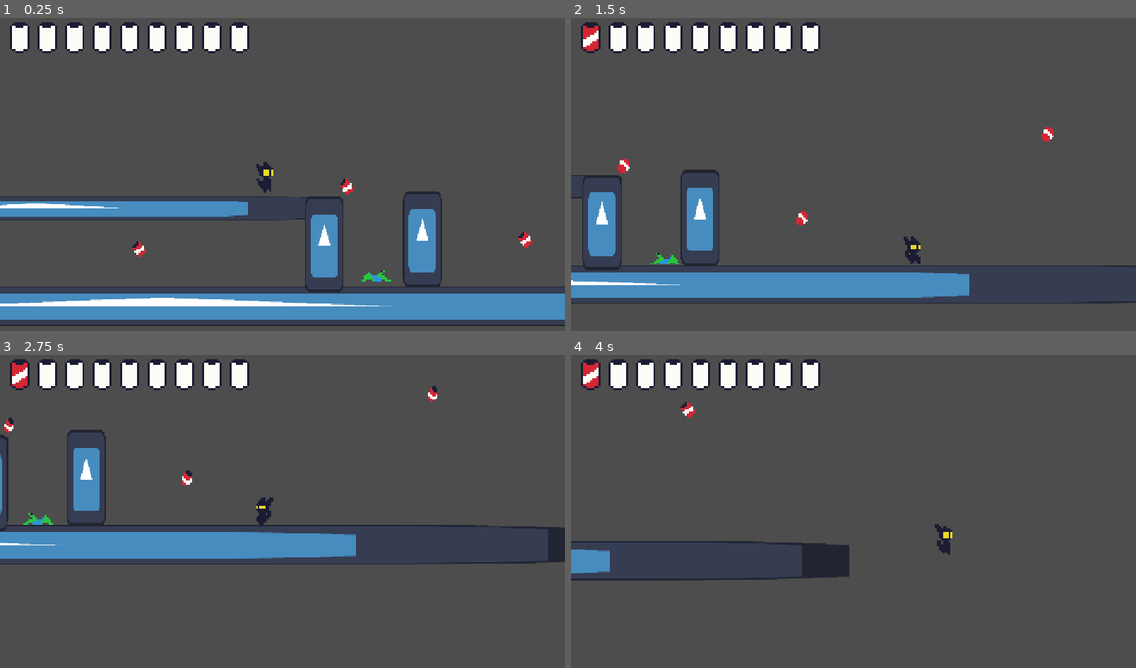
Above: before the commit, frames 1-4 (two rows, left to right).
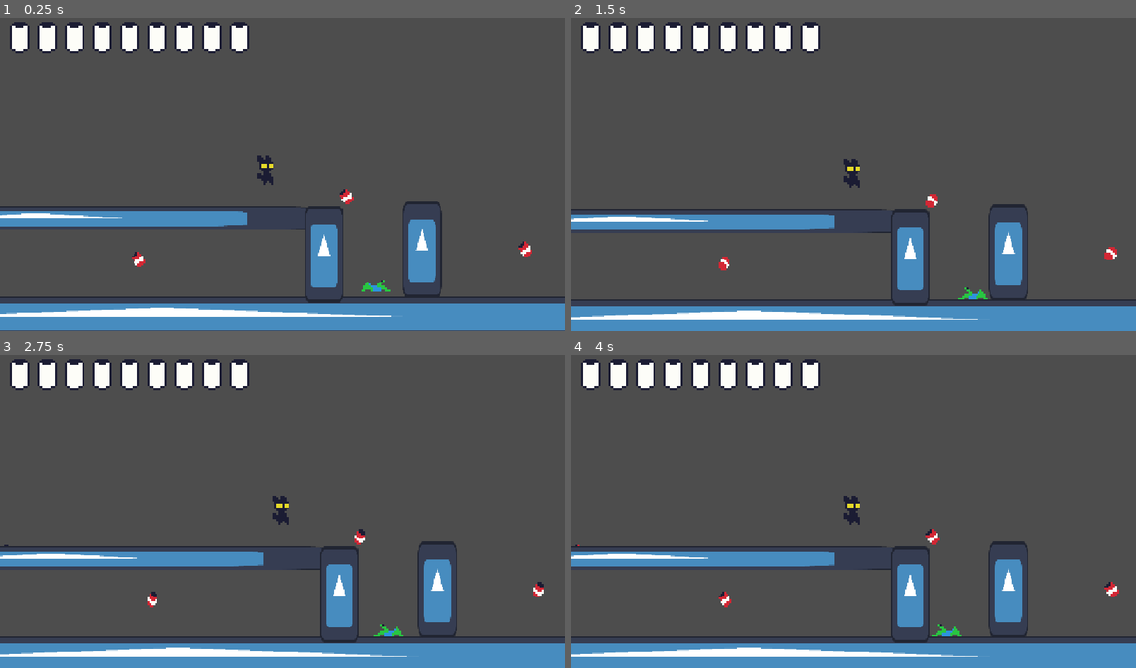
Above: after the commit, the same moments.

Repository: luankaike-code/maaro
Game: Godot game, scene res://source/screens/screen_manager.tscn
The game is run twice, just before and just after one commit, with the same random seed, the same clock (stepped at 60 frames per second) and the same inputs. The engine's default icon, where the game draws it, is replaced by a stand-in: a white triangle on a blue panel in a dark square.
Inputs:
- Up to frame 1 (0.25 s): no input
- Up to frame 2 (1.5 s): hold D (move_right) from 0.53 s (still down); tap Z (action_1) at 0.6 s; tap W (move_up) at 0.77 s; tap X (action_2) at 1.35 s
- Up to frame 3 (2.75 s): tap W (move_up) at 1.52 s; release D (move_right) at 2.03 s; hold A (move_left) from 2.03 s (still down); tap C (action_3) at 2.1 s
- Up to frame 4 (4 s): release A (move_left) at 2.78 s; hold D (move_right) from 2.78 s (still down); tap Z (action_1) at 2.85 s; tap W (move_up) at 3.02, 3.77 s; tap X (action_2) at 3.6 s

The runs differ from the first frame. In frame 1, 14% of the frame differs, in the area x 0-100%, y 43-100%; in frame 2, 21%, in the area x 0-100%, y 2-100%; in frame 3, 20%; in frame 4, 15%.
Error after the commit: Parse Error: Could not find base class "CharacterBodyPlataform2D". (res://source/entitys/player/player.gd:1)

Commit message:
Fix incorrect nomeclature (update -> tick)

Diff:
--- a/source/entitys/player/player.gd
+++ b/source/entitys/player/player.gd
@@ -1,4 +1,4 @@
-class_name Player extends CharacterBody2D
+class_name Player extends CharacterBodyPlataform2D
 
 @onready var component_move: ComponentMove = $ComponentMove
 @onready var component_input: ComponentInput = $ComponentInput
@@ -32,9 +32,11 @@
 		animation_player.play("idle")
 
 func _physics_process(delta: float) -> void:
+	super(delta)
+
 	component_gravity.tick(delta)
 	component_input.update()
-	component_plataform_jump.update(component_gravity.velocity)
+	component_plataform_jump.tick(component_gravity.velocity)
 
 	component_move.direction = component_input.move_dir
 	component_move.tick()
--- a/source/entitys/zombie/zombie.gd
+++ b/source/entitys/zombie/zombie.gd
@@ -27,7 +27,7 @@
 	component_move.tick()
 
 func _physics_process(delta: float) -> void:
-	component_ai_ping_pong.update()
+	component_ai_ping_pong.tick()
 
 	component_gravity.tick(delta)
 
--- a/templates/components/componentAiPingPong.gd
+++ b/templates/components/componentAiPingPong.gd
@@ -10,6 +10,6 @@
 		direction = new_direction
 		direction_changed.emit()
 
-func update() -> void:
+func tick() -> void:
 	if body.is_on_wall():
 		direction = body.get_wall_normal()
--- a/templates/components/componentPlataformJump.gd
+++ b/templates/components/componentPlataformJump.gd
@@ -18,7 +18,7 @@
 
 	velocity = Vector2(0, force * multiply)
 
-func update(gravity_velocity: Vector2) -> void:
+func tick(gravity_velocity: Vector2) -> void:
 	velocity += gravity_velocity
 	if body.is_on_floor() || body.is_on_ceiling():
 		velocity = Vector2.ZERO
